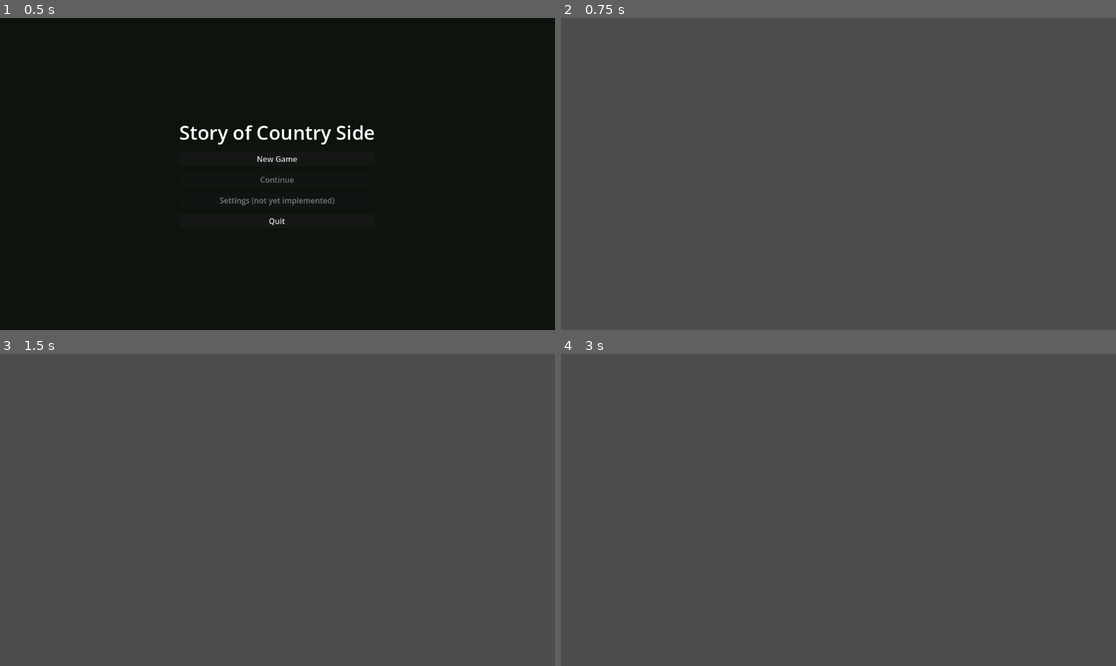
Above: before the commit, frames 1-4 (two rows, left to right).
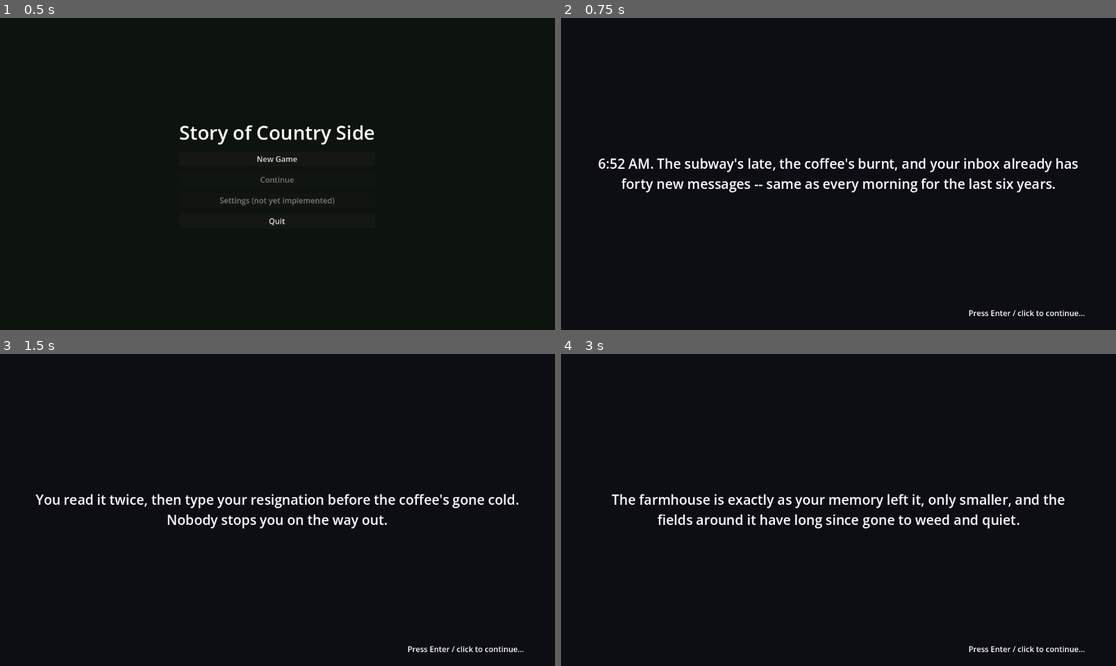
Above: after the commit, the same moments.

Repository: GRITui/story-of-country-side
Game: Godot game, scene res://scenes/ui/TitleScreen.tscn
Two runs of this game, one before a commit and one after it. Both use one fixed random seed, a clock stepped at 60 frames per second and the inputs below.
Inputs (mouse positions are in pixels of both pictures, inside the frame that each line leads up to):
- Up to frame 1 (0.5 s): no input
- Up to frame 2 (0.75 s): click "New Game" at 0.5 s
- Up to frame 3 (1.5 s): tap Enter (ui_accept) at 1.25 s; move the mouse to (399, 494) at 1.27 s; hold D (move_right) from 1.28 s (still down); hold Enter (ui_accept) from 1.28 s (still down); click (399, 494) at 1.42 s
- Up to frame 4 (3 s): release D (move_right) at 2 s; release Enter (ui_accept) at 2 s; drag from (727, 525) to (810, 572) at 2.02 s; tap Enter (ui_accept) at 2.75 s; move the mouse to (894, 441) at 2.77 s; hold D (move_right) from 2.78 s (still down); hold Enter (ui_accept) from 2.78 s (still down); tap 1 (hotbar_1) at 2.85 s

Frame 1 is identical in both runs. In frame 2, 100% of the frame differs, in the area x 0-100%, y 0-100%; in frame 3, 100%; in frame 4, 100%.
Error before the commit: Parse Error: Function "get_all_crop_ids" has the same name as a previously declared function. (res://scripts/autoload/farm_plot_manager.gd:237)

Commit message:
chore(recovery): land PO-safehold manager/story fixes
Resolves duplicate get_all_crop_ids() definition in FarmPlotManager
created by textual union merge at 5477b79 (poisoned every dependent
autoload at runtime). Carries the matching intro_sequence deletion.
Deliberately EXCLUDES the dangling test_runner.gd refactor
(incomplete: references undefined _reset_stamina_manager) - parked in
stash@{0} and memory/socs-wip-backup-pre-duolane-2026-08-27.patch.

Diff:
--- a/scripts/autoload/farm_plot_manager.gd
+++ b/scripts/autoload/farm_plot_manager.gd
@@ -234,13 +234,6 @@
 	crop_planted.emit(position, crop_id)
 	return true
 
-func get_all_crop_ids() -> Array[String]:
-	var ids: Array[String] = []
-	for crop_id: String in _definitions.keys():
-		ids.append(crop_id)
-	ids.sort()
-	return ids
-
 func get_seed_id(crop_id: String) -> String:
 	return "%s_seed" % crop_id
 func water(position: Vector2i) -> bool:
--- a/scripts/story/intro_sequence.gd
+++ b/scripts/story/intro_sequence.gd
@@ -125,10 +125,6 @@
 		return
 	if _hint_visible and _index == lines.size() - 1:
 		_hide_hint()
-	var advances: bool = event.is_action_pressed("ui_accept") \
-func _unhandled_input(event: InputEvent) -> void:
-	if not _active:
-		return
 	var advances: bool = event.is_action_pressed("advance_dialog") \
 		or (event is InputEventMouseButton and event.pressed) \
 		or (event is InputEventScreenTouch and event.pressed)
